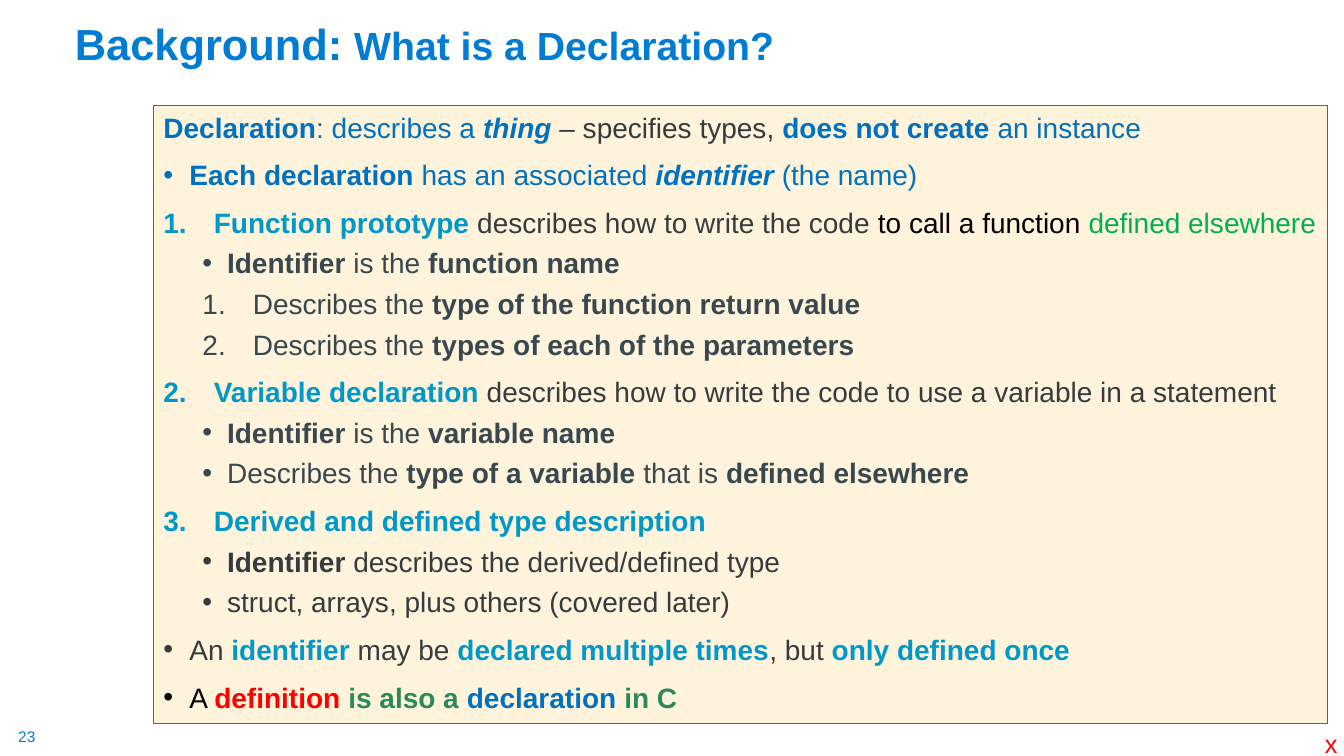
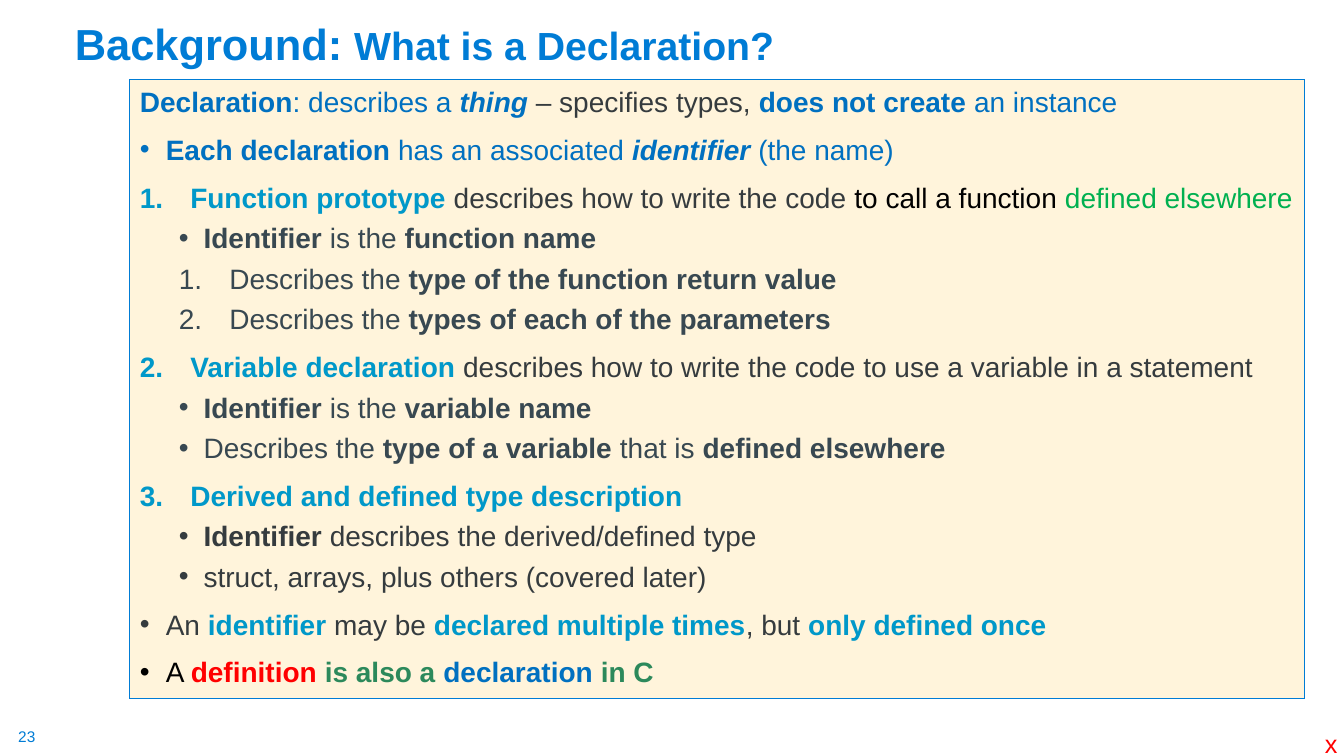
Before and after one commit to cse30-sp24/Muller-Slides, a slide deck: slide 23 of Lecture-3.pptx. Drawn at 1344x756 pixels with LibreOffice and Linux fonts; fonts in the diff are those of the drawing. Boxes give left, top, right and bottom in pixels: in the first picture for what was removed or moved away, otherwise in the second. Text is boxed around its words. In the diff, an @@ line names an element or a change of style, - is before the commit and + after.

```diff
--- a/Lecture-3.pptx
+++ b/Lecture-3.pptx
@@ text "Declaration: describes a thing – ..." moved from (x1=153, y1=105, x2=1328, y2=723) to (x1=130, y1=80, x2=1305, y2=698) @@
```
Also in this commit, not shown: 4 other slides changed, 1 other file.
